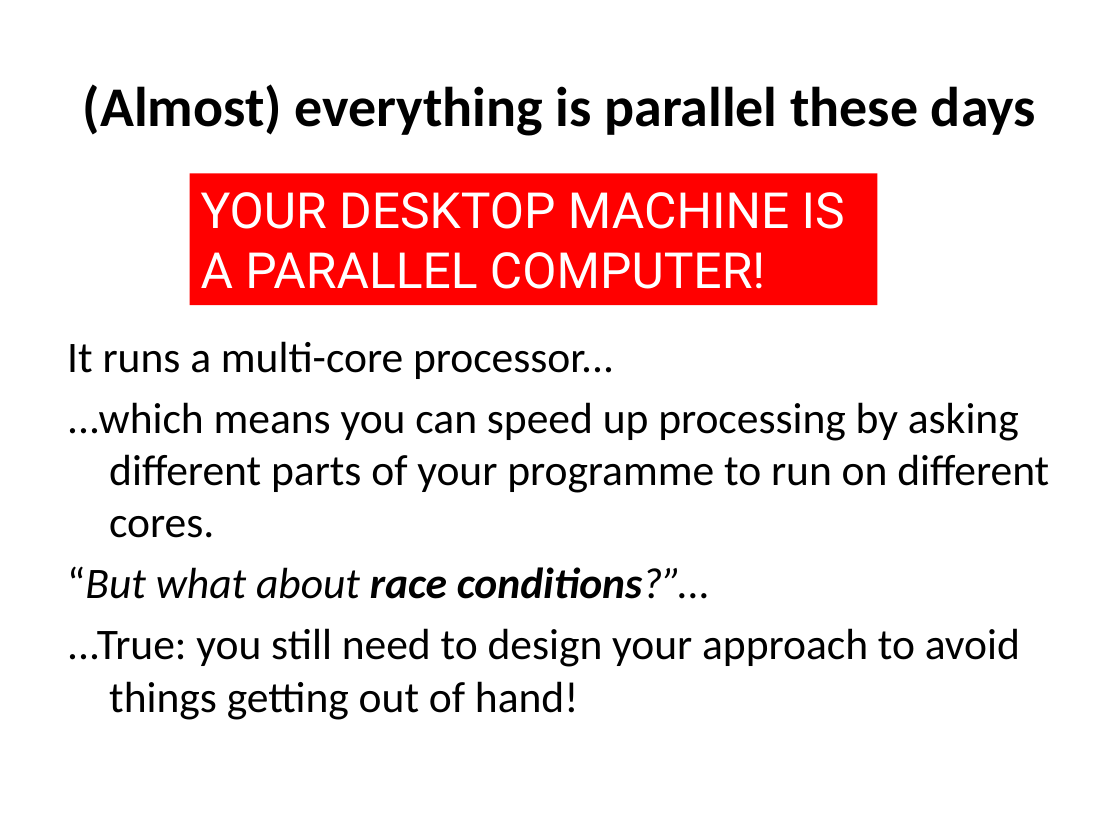
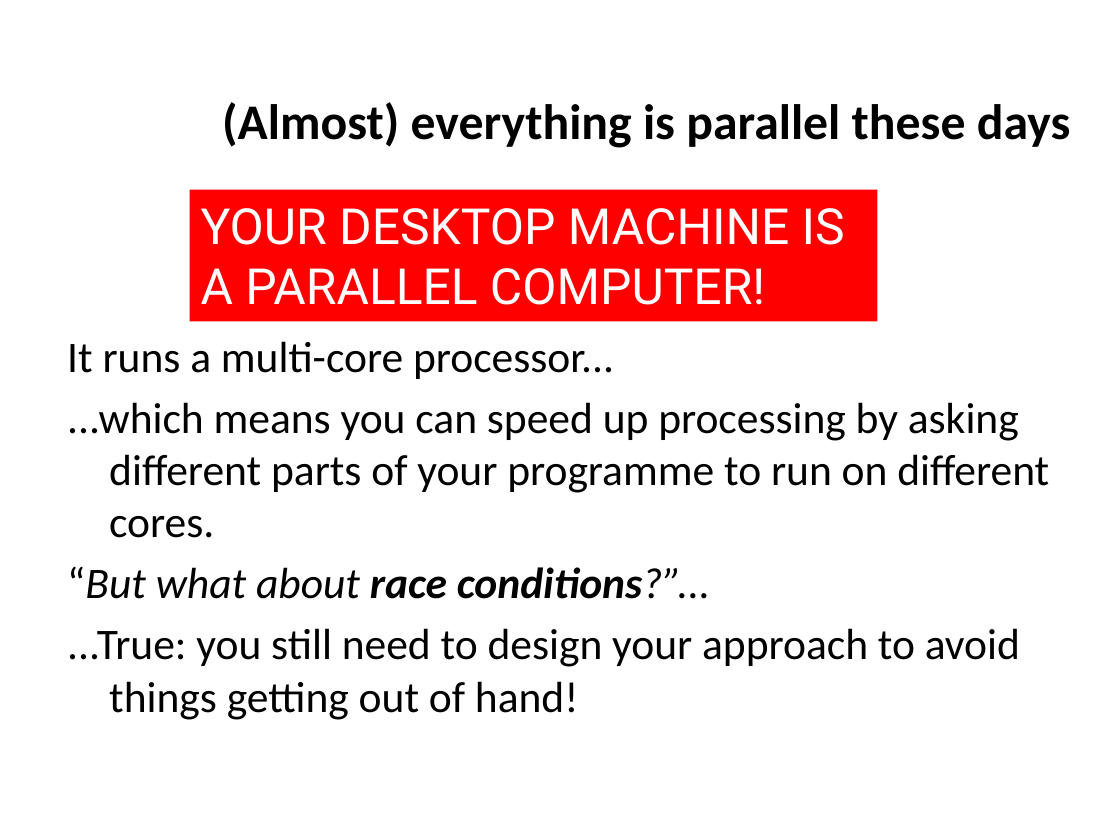
Before and after one commit to ncasuk/ncas-isc, a slide deck: slide 7 of overview_presentations/Parallel_Processing_Large_Data.pptx. Drawn at 1120x840 pixels with LibreOffice and Linux fonts; fonts in the diff are those of the drawing; background and template pictures are left out. Boxes give left, top, right and bottom in pixels: in the first picture for what was removed or moved away, otherwise in the second. Text is boxed around its words. In the diff, an @@ line names an element or a change of style, - is before the commit and + after.

```diff
--- a/overview_presentations/Parallel_Processing_Large_Data.pptx
+++ b/overview_presentations/Parallel_Processing_Large_Data.pptx
@@ title "(Almost) everything is parallel these ...": place and size @@
-title "(Almost) everything is parallel these ..." at (83,84,1036,136)
+title "(Almost) everything is parallel these ..." at (222,102,1071,148)
@@ title "(Almost) everything is parallel these ..." at (222,102,1071,148): size 36 to 32 pt; alignment centre to right @@
@@ rectangle "YOUR DESKTOP MACHINE IS A ...": place and size @@
-rectangle "YOUR DESKTOP MACHINE IS A ..." at (189,174,877,306)
+rectangle "YOUR DESKTOP MACHINE IS A ..." at (189,189,877,321)
```
Also in this commit, not shown: 25 other slides changed, 5 other files.
